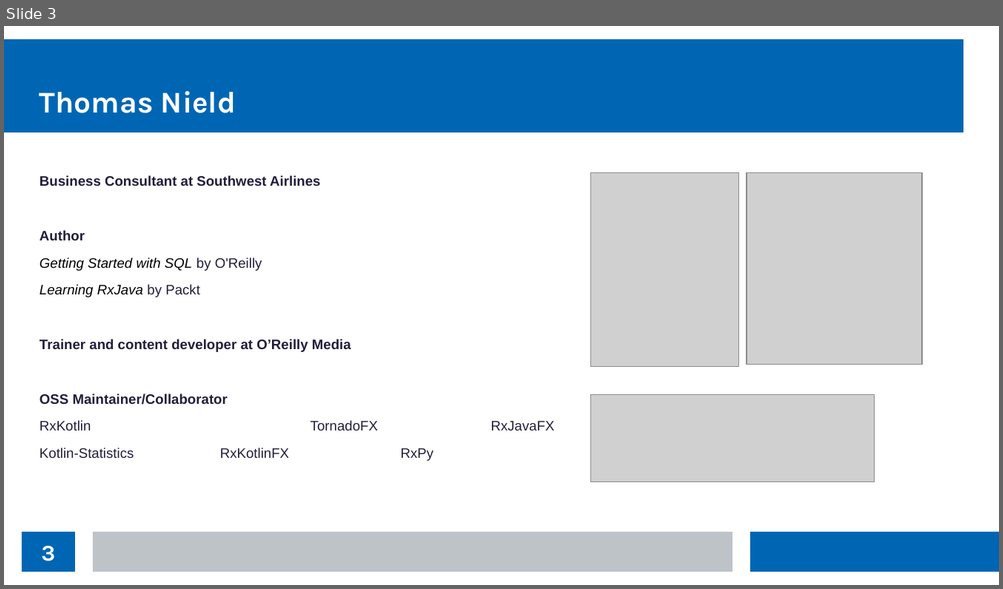
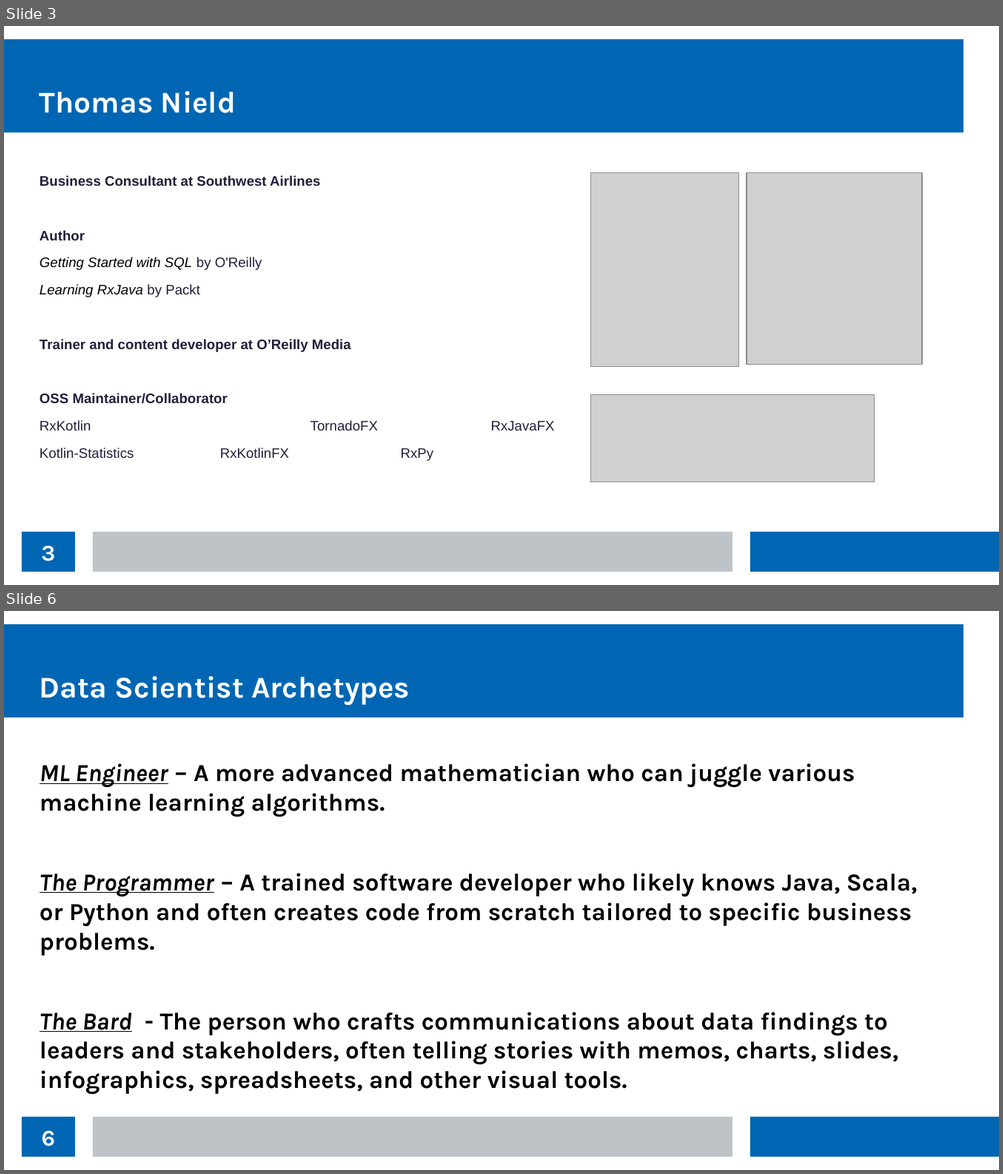
Before and after one commit to thomasnield/kotlin_data_science_talk_ChicagoJUG, a slide deck: kotlin_data_science_talk_chijug_slides.odp. Shown one above the other, each under a label of ours: slide 3 before the commit, slides 3 and 6 after it; the slides between them are not shown. The pictures are 1003x589 and 1003x1174 pixels, drawn with LibreOffice and Linux fonts; fonts in the diff are those of the drawing; grey boxes stand for pictures. Boxes give left, top, right and bottom in pixels: in the first picture for what was removed or moved away, otherwise in the second. Text is boxed around its words. In the diff, an @@ line names an element or a change of style, - is before the commit and + after.

```diff
--- a/kotlin_data_science_talk_chijug_slides.odp
+++ b/kotlin_data_science_talk_chijug_slides.odp
@@ slide 6 added at (x1=4, y1=611, x2=999, y2=1170), background #FFFFFF; not listed: 3 template elements that a slide beside it also shows @@
@@ title added at (x1=40, y1=676, x2=410, y2=706), 24 pt, text #FFFFFF, bold @@
+Data Scientist Archetypes
@@ text added at (x1=40, y1=763, x2=917, y2=1094), 19.5 pt, text #000000, bold @@
+ML Engineer – A more advanced mathematician who can juggle various machine learning algorithms.
+The Programmer – A trained software developer who likely knows Java, Scala, or Python and often creates code from scratch tailored to specific business problems.
+The Bard - The person who crafts communications about data findings to leaders and stakeholders, often telling stories with memos, charts, slides, infographics, spreadsheets, and other visual tools.
@@ page number added at (x1=22, y1=1117, x2=75, y2=1157), fill #0066B3, 18 pt, text #FFFFFF, bold @@
+6
```
Also in this commit, not shown: 3 slides changed, 1 other slide added.
